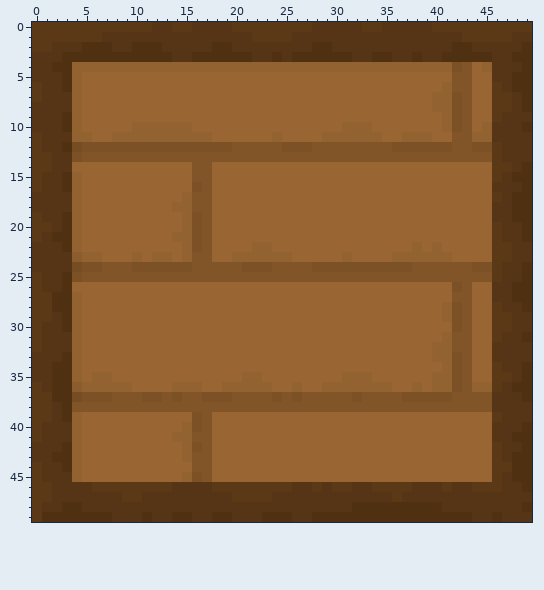
One commit to this pixel-art sprite: resources/sprites/towers/walls/wood/base.png. The picture above was drawn from the file before the commit.
The file is 50x50 pixels. Colours within 5 levels of each other are drawn and written as one.
Now the later version:
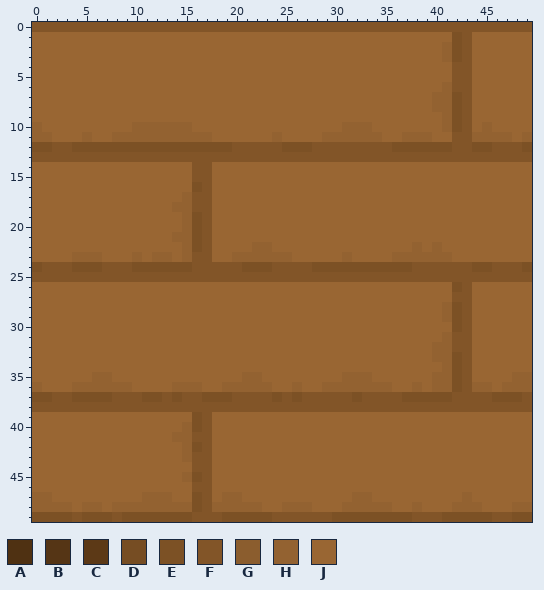
Palette (. is transparent): A #4f3112  B #553515  C #5c3916  D #764d23  E #7c5125  F #825528  G #8b5d2e  H #936231  J #996633
Change:
Changed rows in their new state; - is an unchanged pixel.
first column x 0:
 0 FFFFFFFFFFFFFFFFFFFFFFFFFFFFFFFFFFFFFFFFFFFFFFFFFF
 1 JJJJJJJJJJJJJJJJJJJJJJJJJJJJJJJJJJJJJJJJJJEFJJJJJJ
 2 JJJJJJJJJJJJJJJJJJJJJJJJJJJJJJJJJJJJJJJJJHEFJJJJJJ
 3 JJJJJJJJJJJJJJJJJJJJJJJJJJJJJJJJJJJJJJJJJHEFJJJJJJ
 4 JJJJJJJJJJJJJJJJJJJJJJJJJJJJJJJJJJJJJJJJJJF--JJJJJ
 5 JJJJJ-----------------------------------------JJJJ
 6 JJJJJ-----------------------------------------JJJJ
 7 JJJJJ-----------------------------------------JJJJ
 8 JJJJJ-----------------------------------------JJJJ
 9 JJJJJ-----------------------------------------JJJJ
10 HJJJJ-----------------------------------------JJJJ
11 HHJJJ-----------------------------------------HHJH
12 EEFFE-----------------------------------------FFFE
13 FFFFF-----------------------------------------FFFF
14 JJJJ------------------------------------------JJJJ
15 JJJJJ-----------------------------------------JJJJ
16 JJJJJ-----------------------------------------JJJJ
17 JJJJJ-----------------------------------------JJJJ
18 JJJJJ-----------------------------------------JJJJ
19 JJJJJ-----------------------------------------JJJJ
20 JJJJJ-----------------------------------------JJJJ
21 JJJJJ-----------------------------------------JJJJ
22 JJJJJ-----------------------------------------JJJJ
23 JJJJH-----------------------------------------JJJJ
24 EFFFE-----------------------------------------FFFE
25 FFFFF-----------------------------------------FFFF
26 JJJJ------------------------------------------JJJJ
27 JJJJJ-----------------------------------------JJJJ
28 JJJJJ-----------------------------------------JJJJ
29 JJJJJ-----------------------------------------JJJJ
30 JJJJJ-----------------------------------------JJJJ
31 JJJJJ-----------------------------------------JJJJ
32 JJJJJ-----------------------------------------JJJJ
33 JJJJJ-----------------------------------------JJJJ
34 JJJJJ-----------------------------------------JJJJ
35 JJJJJ-----------------------------------------JJHH
36 HJJJH-----------------------------------------JHHH
37 EEFFE-----------------------------------------EEEF
38 FFFF------------------------------------------FFFF
39 JJJJJ-----------------------------------------JJJJ
40 JJJJJ-----------------------------------------JJJJ
41 JJJJJ-----------------------------------------JJJJ
42 JJJJJ-----------------------------------------JJJJ
43 JJJJJ-----------------------------------------JJJJ
44 JJJJJ-----------------------------------------JJJJ
45 JJJJJ-----------------------------------------JJJJ
46 JJJJJJJJJJJJJJJJFFJJJJJJJJJJJJJJJJJJJJJJJJJJJJJJJJ
47 HHJJJJJJJJJHHHJJEFJHHJJJJJJJJJJJHHJJJJJJJJJHJJJJJJ
48 HHHHJHHJHHHHHHHHEFHHHHHJJHHHJJJHHHHHJJHJJJHHHJJJHH
49 EEEEFEEEFEEEEEEEFFFEEEEEFFFFFFEEEEEEEEFFFEEEEEFFEE
Changed places in both pictures, as pixel boxes (x1, y1, x2, y2):
changed: (32, 22, 532, 522)
